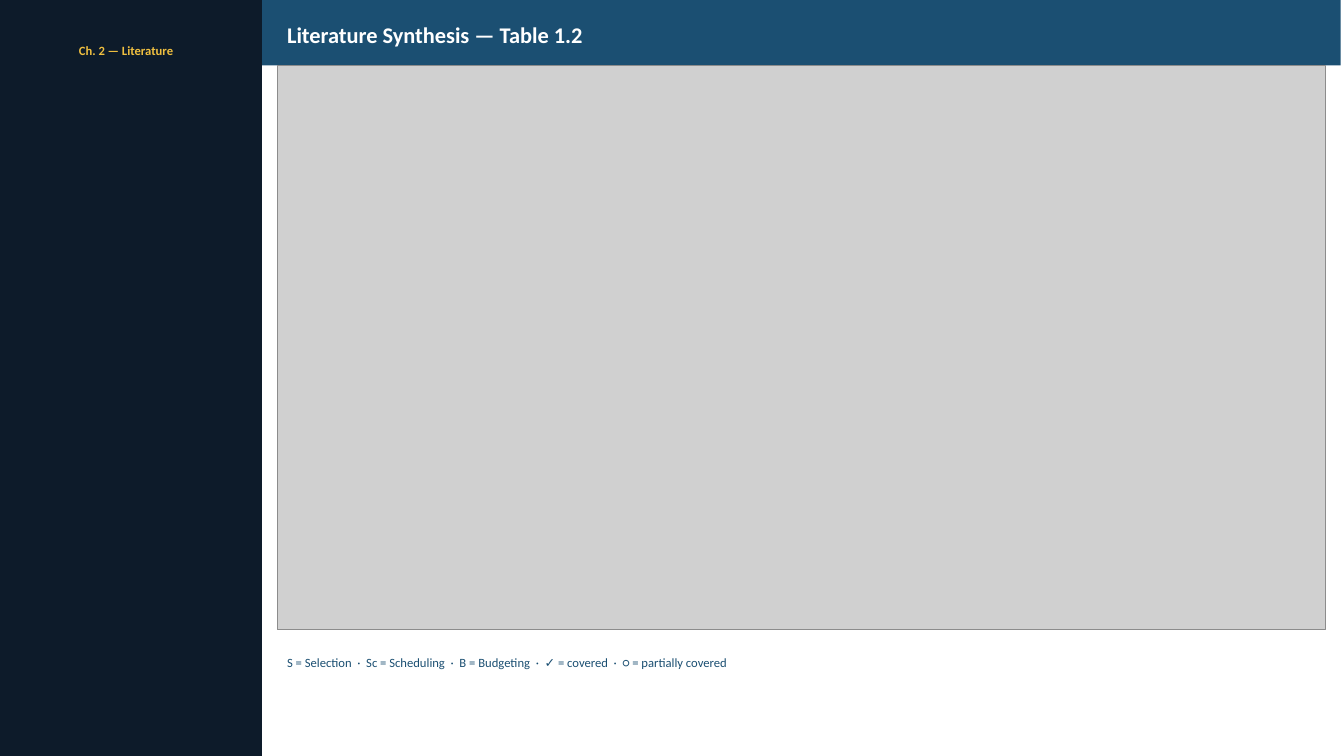
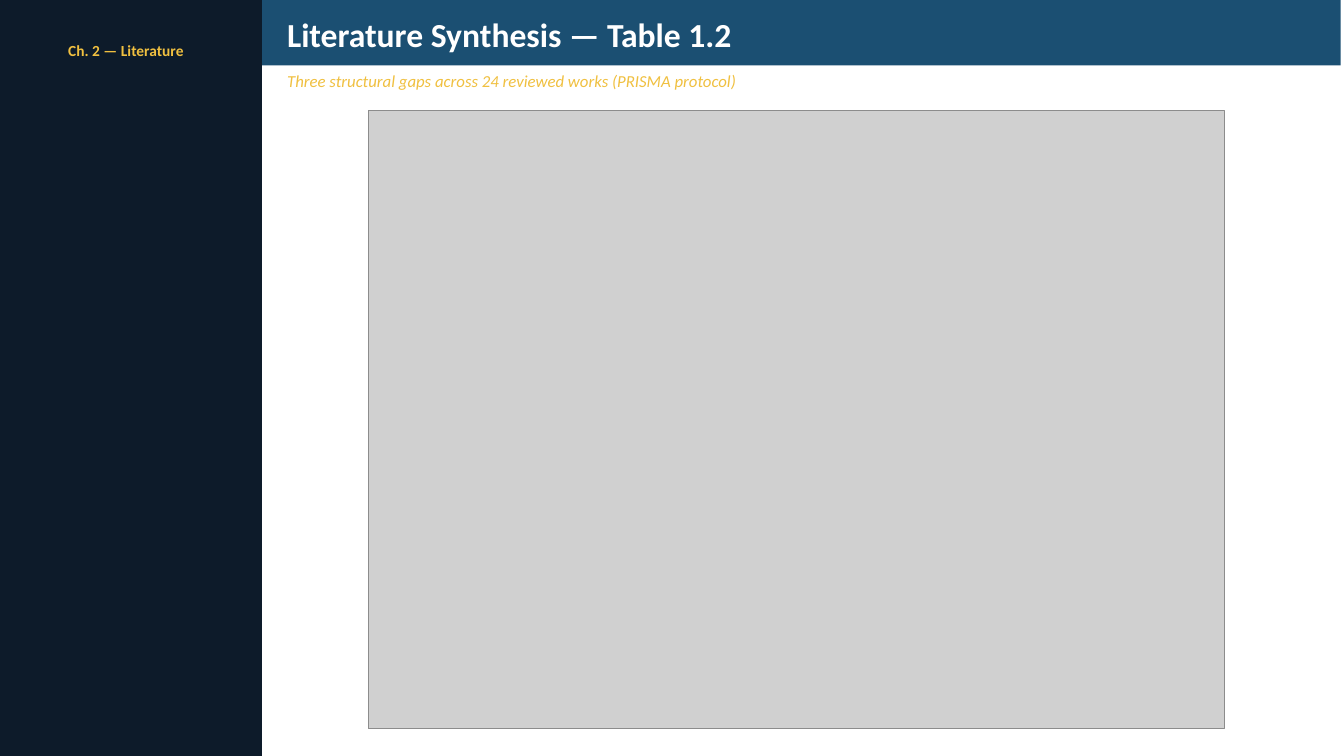
Before and after one commit to UDynamic/PPO-project-portfolio-budgeting-AI-agent, a slide deck: slide 4 of docs/pp_presentation/thesis_presentation.pptx. Drawn at 1344x756 pixels with LibreOffice and Linux fonts; fonts in the diff are those of the drawing; grey boxes stand for pictures. Boxes give left, top, right and bottom in pixels: in the first picture for what was removed or moved away, otherwise in the second. Text is boxed around its words. In the diff, an @@ line names an element or a change of style, - is before the commit and + after.

```diff
--- a/docs/pp_presentation/thesis_presentation.pptx
+++ b/docs/pp_presentation/thesis_presentation.pptx
@@ text "Literature Synthesis — Table 1.2" at [287,23,731,53]: size 16 to 24 pt @@
@@ text "Ch. 2 — Literature" at [68,45,184,56]: size 9 to 11 pt @@
@@ text added at [287,75,736,90], 12 pt, text #F0C040, italic @@
+Three structural gaps across 24 reviewed works (PRISMA protocol)
@@ picture: place and size @@
-picture at [277,66,1326,630]
+picture at [368,111,1224,729]
@@ text removed at [287,658,727,669] @@
-S = Selection · Sc = Scheduling · B = Budgeting · ✓ = covered · ○ = partially covered
```
Also in this commit, not shown: 16 other slides changed, 1 other file.
